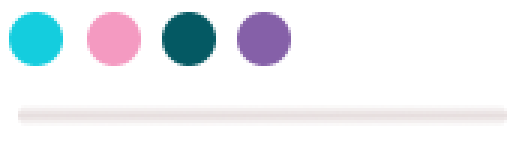
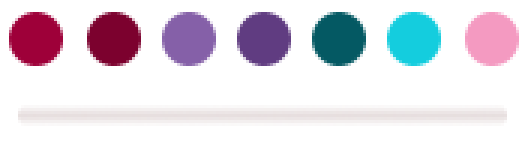
Comparing the layer stacks of the two 525px x 150px images. Changes:
added group "Circles" with 7 layers in group "slider" over left=9, top=12, right=519, bottom=66
added layer "blue copy 3" in group "Circles" over left=9, top=12, right=63, bottom=66
added layer "blue copy 2" in group "Circles" over left=87, top=12, right=141, bottom=66
added layer "blue copy" in group "Circles" over left=237, top=12, right=291, bottom=66
moved "blue" into group "Circles", painted on it over left=162, top=12, right=291, bottom=66
moved "green" into group "Circles", painted on it over left=162, top=12, right=366, bottom=66
moved "purple" into group "Circles", painted on it over left=87, top=12, right=519, bottom=66
moved "red" into group "Circles", painted on it over left=9, top=12, right=441, bottom=66
